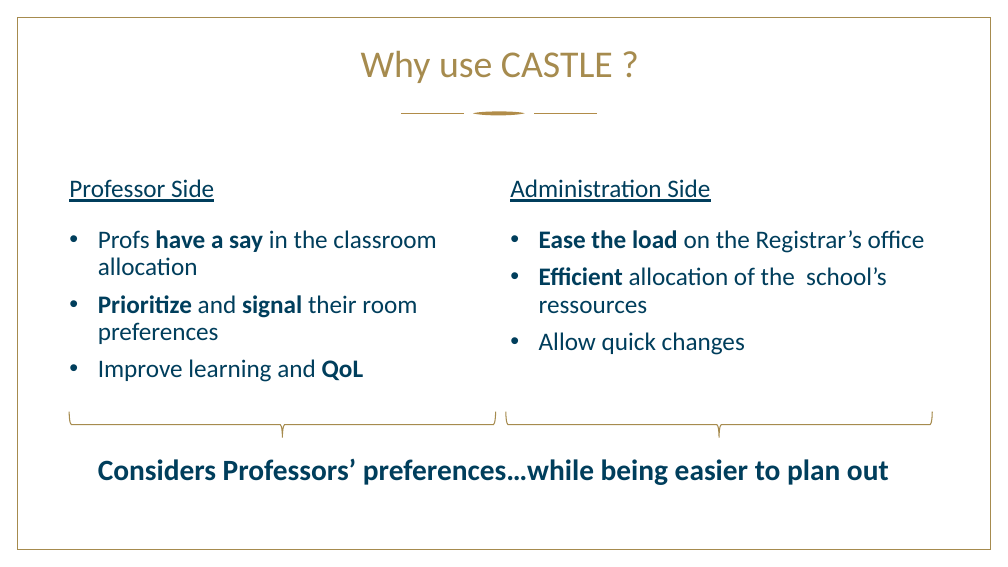
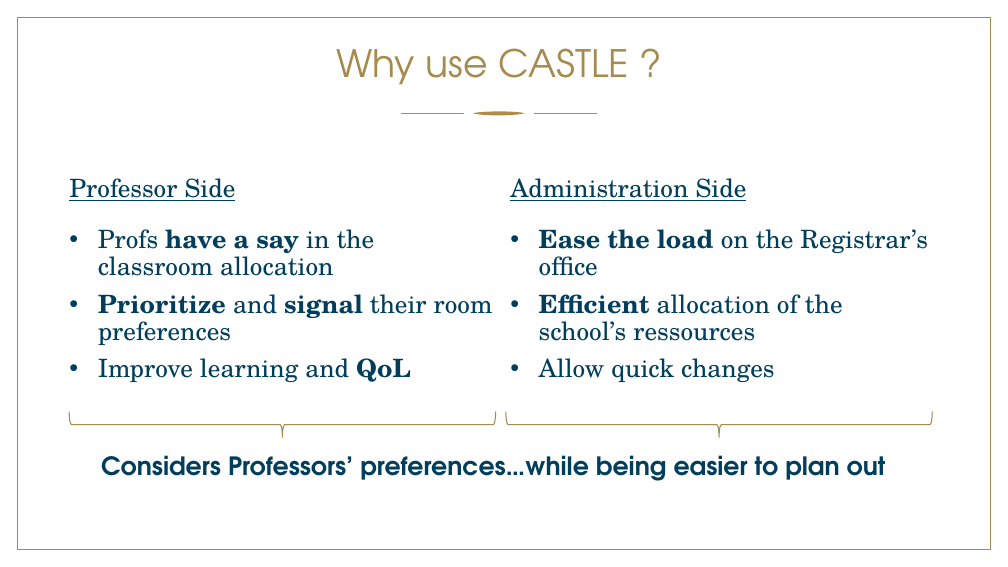
Before and after one commit to Mttmin/classroom_allocation, a slide deck: slide 10 of Pitch final Minguet.pptx. Drawn at 1008x567 pixels with LibreOffice and Linux fonts; fonts in the diff are those of the drawing; background and template pictures are left out. Boxes give left, top, right and bottom in pixels: in the first picture for what was removed or moved away, otherwise in the second. Text is boxed around its words. In the diff, an @@ line names an element or a change of style, - is before the commit and + after.

```diff
--- a/Pitch final Minguet.pptx
+++ b/Pitch final Minguet.pptx
@@ title "Why use CASTLE ?" at box(336, 48, 629, 85): font Calibri to TeX Gyre Adventor @@
@@ font Calibri to TeX Gyre Schola in 4 elements at box(69, 178, 236, 201), box(98, 229, 493, 382), box(510, 178, 747, 201), box(539, 229, 928, 382) @@
@@ text "Considers Professors’ preferences…while being easier ..." at box(101, 455, 886, 481): size 28 to 24 pt, font Calibri to TeX Gyre Adventor @@
```
Also in this commit, not shown: 10 other slides changed, 9 slides added.
